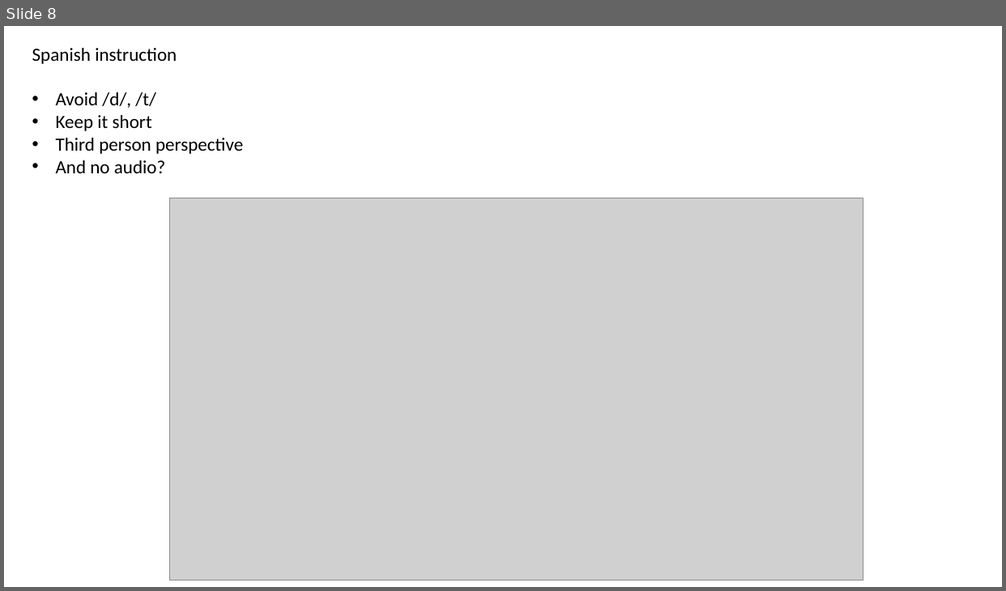
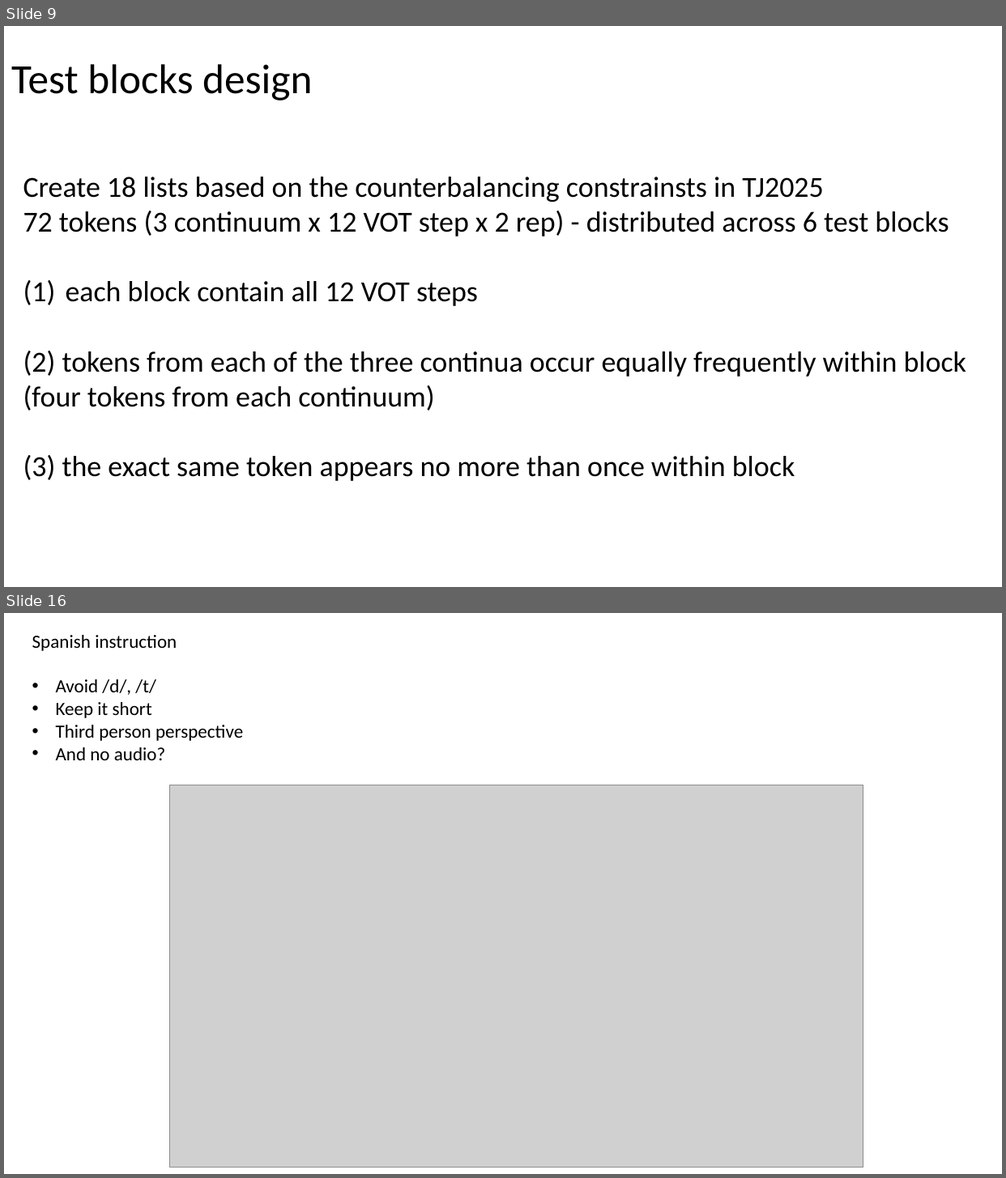
Before and after one commit to NanWang0221/Spanish-DL, a slide deck: progress-updates/20260609 updates.pptx. Shown one above the other, each under a label of ours: slide 8 before the commit, slides 9 and 16 after it; the slides between them are not shown. The pictures are 1006x591 and 1006x1178 pixels, drawn with LibreOffice and Linux fonts; fonts in the diff are those of the drawing; grey boxes stand for pictures. Boxes give left, top, right and bottom in pixels: in the first picture for what was removed or moved away, otherwise in the second. Text is boxed around its words. In the diff, an @@ line names an element or a change of style, - is before the commit and + after.

Commit message:
test block lists script update slides update

```diff
--- a/progress-updates/20260609 updates.pptx
+++ b/progress-updates/20260609 updates.pptx
@@ slide 9 added at <box>4,26,1002,587</box>, background #FFFFFF @@
@@ title added at <box>11,64,312,101</box>, 40 pt, text #000000 @@
+Test blocks design
@@ text added at <box>23,177,966,481</box>, 28 pt, text #000000 @@
+Create 18 lists based on the counterbalancing constrainsts in TJ2025
+72 tokens (3 continuum x 12 VOT step x 2 rep) - distributed across 6 test blocks
+(1) each block contain all 12 VOT steps
+(2) tokens from each of the three continua occur equally frequently within block (four tokens from each continuum)
+(3) the exact same token appears no more than once within block
@@ what was slide 8 is now slide 16 @@
```
Also in this commit, not shown: 7 other slides added, 21 other files.
